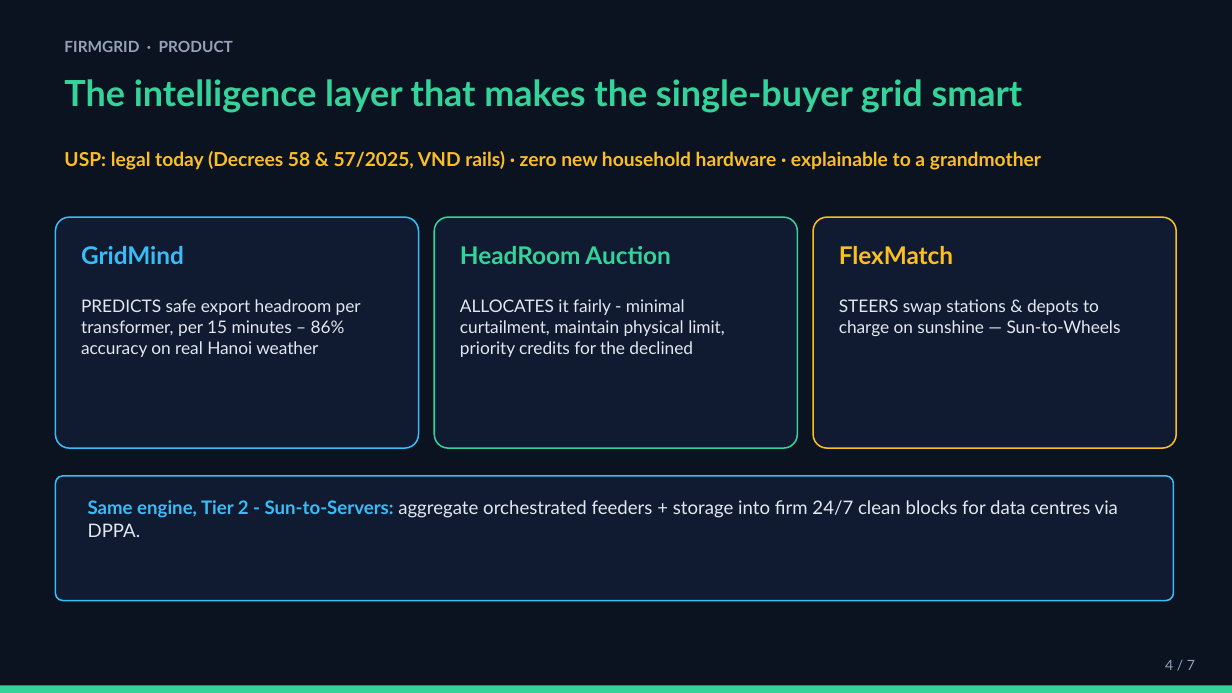
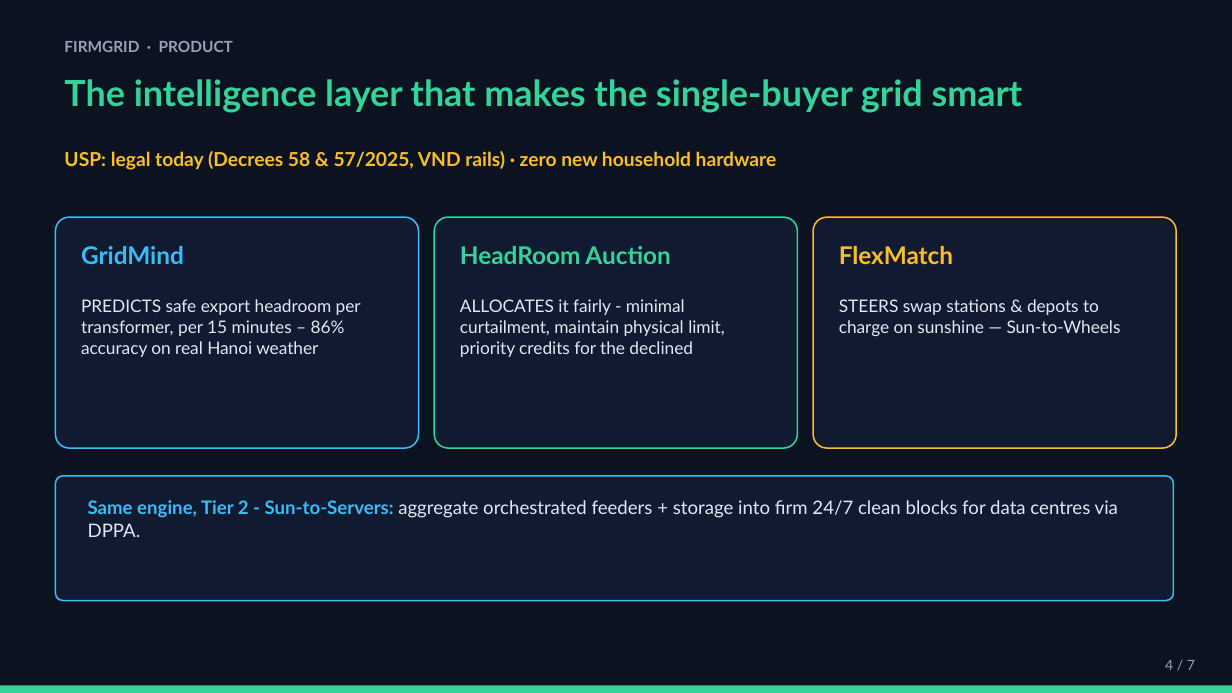
Before and after one commit to dangnguyen271/Solarr, a slide deck: slide 4 of firmgrid/documents/The Broke Three_FirmGrid_Slides.pptx. Drawn at 1232x693 pixels with LibreOffice and Linux fonts; fonts in the diff are those of the drawing. Boxes give left, top, right and bottom in pixels: in the first picture for what was removed or moved away, otherwise in the second. Text is boxed around its words. In the diff, an @@ line names an element or a change of style, - is before the commit and + after.

```diff
--- a/firmgrid/documents/The Broke Three_FirmGrid_Slides.pptx
+++ b/firmgrid/documents/The Broke Three_FirmGrid_Slides.pptx
@@ text at (64,151,777,170): text changed @@
-USP: legal today (Decrees 58 & 57/2025, VND rails) · zero new household hardware · explainable to a grandmother
+USP: legal today (Decrees 58 & 57/2025, VND rails) · zero new household hardware
```
Also in this commit, not shown: 3 other slides changed, 5 other files.
